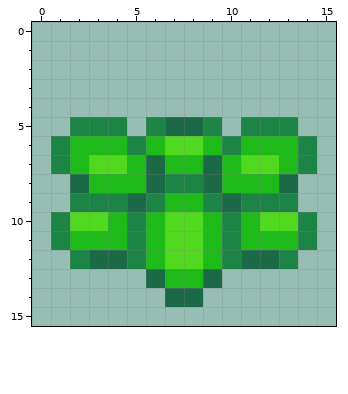
A pixel-art sprite gets an edit: assets/textures/grass_stepped.png. This is how it looked before the edit.
The file is 16x16 pixels.
Once edited:
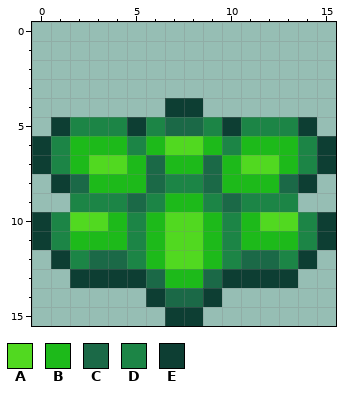
Palette (. is transparent): A #51d920  B #1dba1a  C #1b6947  D #1c8546  E #0d3e33
The exact change:
@@ x 0..15 @@
  3 ................
- 4 ................
- 5 ..DDD.DCCD.DDD..
- 6 .DBBBDBAABDBBBD.
- 7 .DBAABCBBCBAABD.
- 8 ..CBBBCDDCBBBC..
+ 4 .......EE.......
+ 5 .EDDDEDCCDEDDDE.
+ 6 EDBBBDBAABDBBBDE
+ 7 EDBAABCBBCBAABDE
+ 8 .ECBBBCDDCBBBCE.
  9 ..DDDCDBBDCDDD..
-10 .DAABDBAABDBAAD.
-11 .DBBBDBAABDBBBD.
-12 ..DCCDBAABDCCD..
-13 ......CBBC......
-14 .......CC.......
-15 ................
+10 EDAABDBAABDBAADE
+11 EDBBBDBAABDBBBDE
+12 .EDCCDBAABDCCDE.
+13 ..EEEECBBCEEEE..
+14 ......ECCE......
+15 .......EE.......
